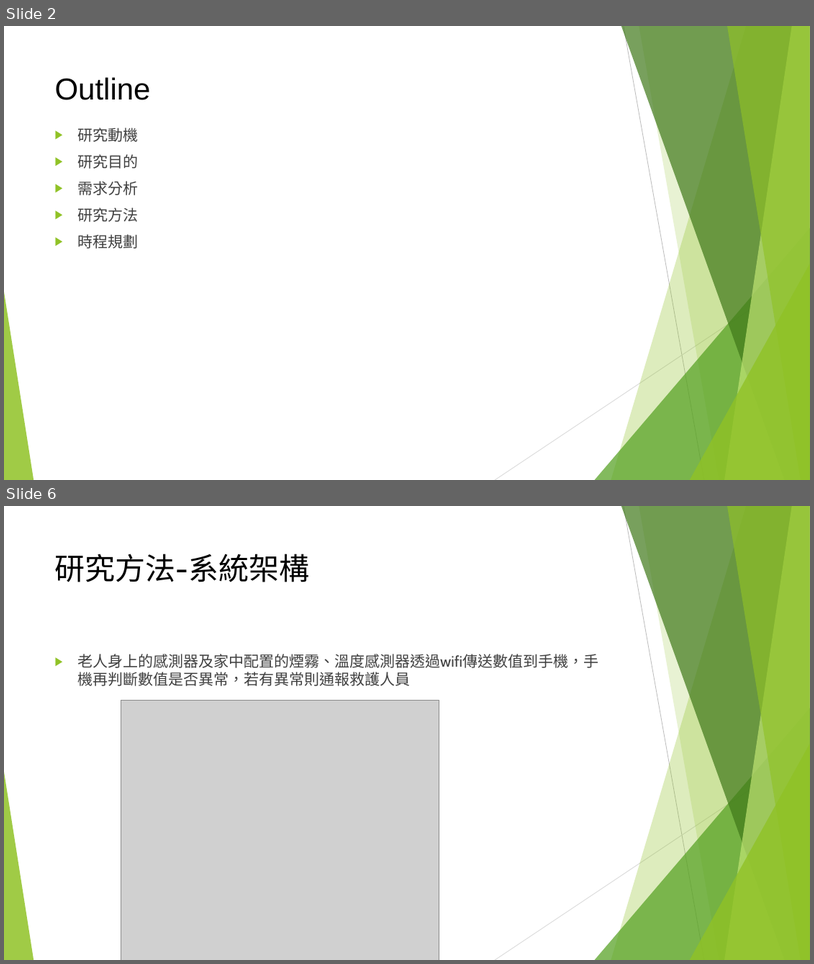
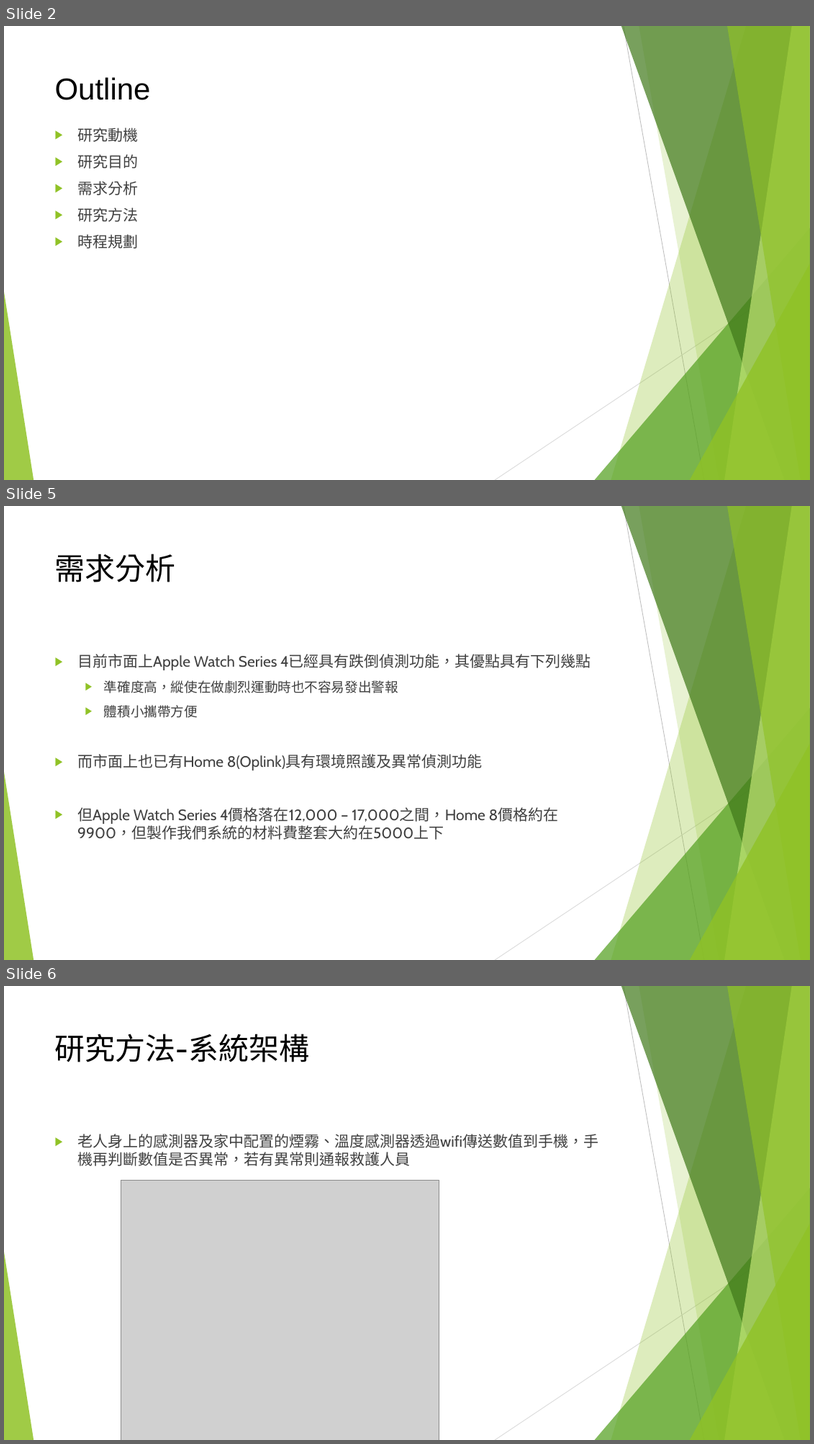
Before and after one commit to OTFSN/108_SM_Team-2, a slide deck: 軟體品質管理期中報告.pptx. Shown one above the other, each under a label of ours: slides 2 and 6 before the commit, slides 2, 5 and 6 after it; the slides between them are not shown. The pictures are 814x964 and 814x1444 pixels, drawn with LibreOffice and Linux fonts; fonts in the diff are those of the drawing; grey boxes stand for pictures. Boxes give left, top, right and bottom in pixels: in the first picture for what was removed or moved away, otherwise in the second. Text is boxed around its words. In the diff, an @@ line names an element or a change of style, - is before the commit and + after.

```diff
--- a/軟體品質管理期中報告.pptx
+++ b/軟體品質管理期中報告.pptx
@@ slide 5 added at bbox=[4, 506, 810, 960], background #FFFFFF; not listed: 10 template elements that a slide beside it also shows @@
@@ title added at bbox=[55, 554, 176, 582], 36 pt, text #000000 @@
+需求分析
@@ text added at bbox=[77, 654, 592, 839], 18 pt, text #404040 @@
+▶ 目前市面上Apple Watch Series 4已經具有跌倒偵測功能，其優點具有下列幾點
+  ▶ 準確度高，縱使在做劇烈運動時也不容易發出警報
+  ▶ 體積小攜帶方便
+▶ 而市面上也已有Home 8(Oplink)具有環境照護及異常偵測功能
+▶ 但Apple Watch Series 4價格落在12,000 – 17,000之間，Home 8價格約在9900，但製作我們系統的材料費整套大約在5000上下
```
Also in this commit, not shown: 2 slides changed, 1 slide removed.
